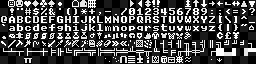
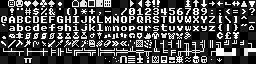
Two versions of the same layered image (256 x 64). Layer-by-layer changes:
painted on "Background" over [88, 0, 207, 63]
